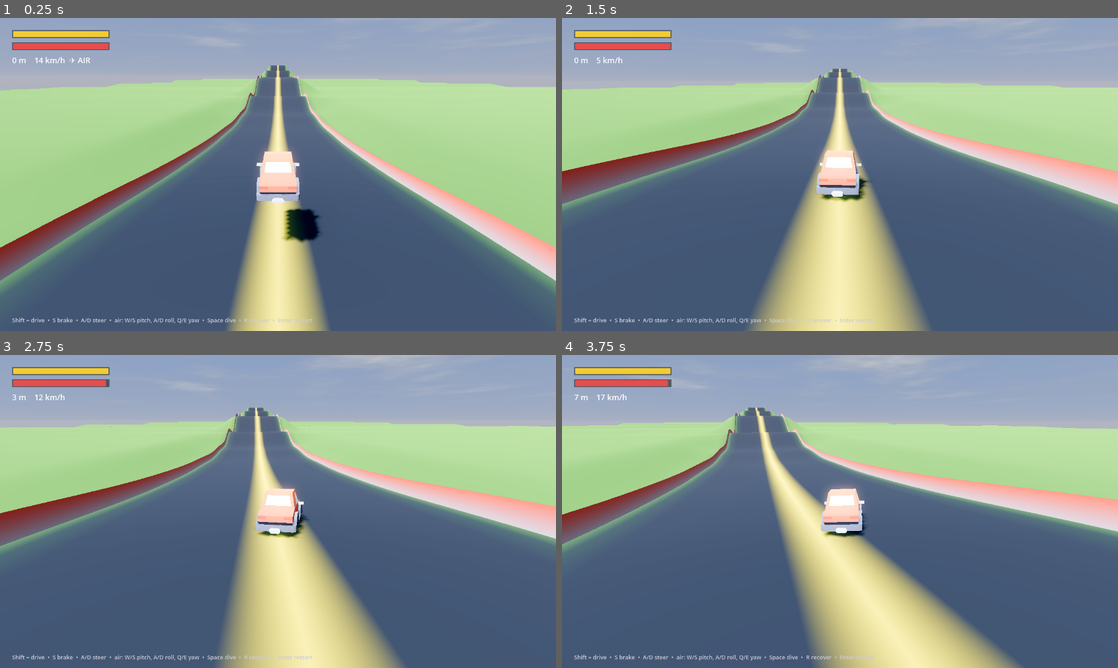
Above: before the commit, frames 1-4 (two rows, left to right).
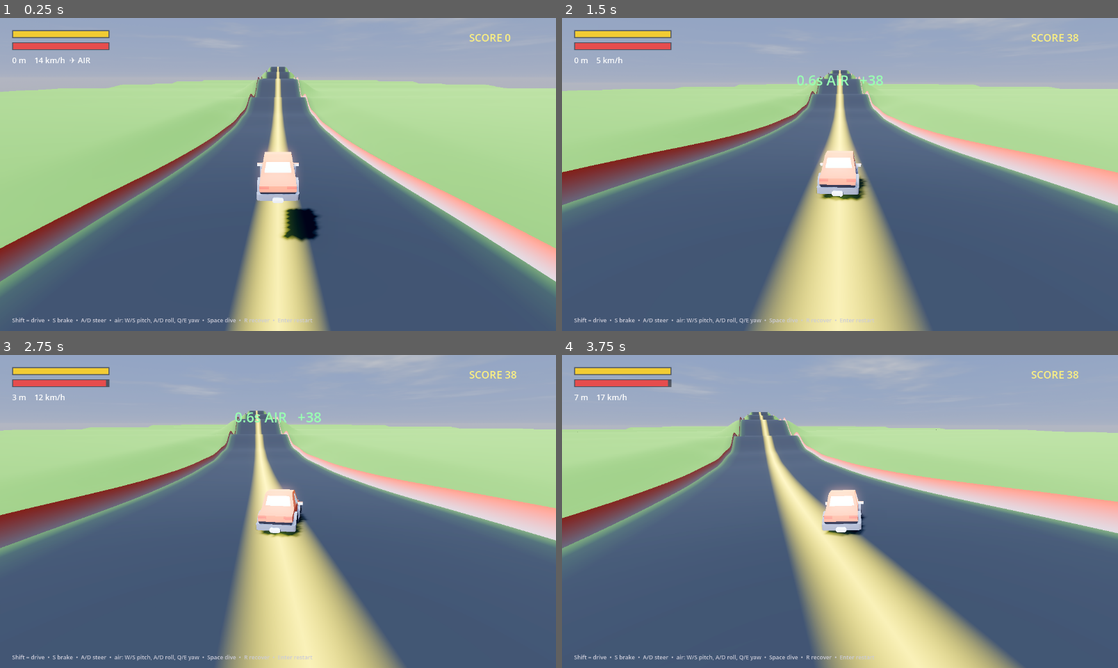
Above: after the commit, the same moments.

Repository: MilkManManiac/HillClimbRacer
Game: Godot game, scene res://scenes/HillClimb.tscn
Same seed, same stepped clock (60 frames per second), same inputs: the game is played once before the commit and once after it.
Inputs (mouse positions are in pixels of both pictures, inside the frame that each line leads up to):
- Up to frame 1 (0.25 s): no input
- Up to frame 2 (1.5 s): tap Enter at 0.5 s; move the mouse to (962, 158) at 0.52 s; hold D (turn_right) 0.53-1.25 s; tap E (speak) at 0.6 s; click (962, 158) at 0.67 s; tap Space at 0.77 s; drag from (728, 190) to (812, 237) at 1.27 s
- Up to frame 3 (2.75 s): move the mouse to (333, 442) at 2.02 s; hold D (turn_right) from 2.03 s (still down); hold R from 2.03 s (still down)
- Up to frame 4 (3.75 s): release D (turn_right) at 2.75 s; release R at 2.75 s; drag from (812, 574) to (673, 464) at 2.77 s; move the mouse to (1006, 558) at 3.52 s; hold A (turn_left) from 3.53 s (still down); tap E (speak) at 3.6 s

The runs differ from the first frame. In frame 1, 1.4% of the frame differs, in the area x 0-100%, y 5-85%; in frame 2, 1.7%; in frame 3, 3.2%; in frame 4, 5.0%, in the area x 0-100%, y 4-65%.

Commit message:
HC juice: trick scoring (airtime+flips), score/trick HUD, speed FOV, clearer distance
- Clean landings confirm a combo: airtime + full-flip bonuses add to a session SCORE;
  off-road/sloppy landings forfeit it. Trick popups + SCORE on the HUD
- Camera FOV widens with speed
- Reduced fog so you can read the crests/road ahead

Co-Authored-By: Claude Opus 4.8 (1M context) <noreply@anthropic.com>

Diff:
--- a/scripts/Sky.gd
+++ b/scripts/Sky.gd
@@ -78,7 +78,7 @@
 
 	# light atmospheric haze + god rays (volumetric) and aerial depth fog
 	env.volumetric_fog_enabled = true
-	env.volumetric_fog_density = 0.009
+	env.volumetric_fog_density = 0.004
 	env.volumetric_fog_albedo = Color(0.9, 0.85, 0.8)
 	env.set("volumetric_fog_anisotropy", 0.7)
 	env.set("volumetric_fog_gi_inject", 1.0)
@@ -86,8 +86,8 @@
 
 	env.fog_enabled = true
 	env.fog_mode = Environment.FOG_MODE_DEPTH
-	env.fog_density = 0.003
-	env.fog_aerial_perspective = 0.4
+	env.fog_density = 0.0012
+	env.fog_aerial_perspective = 0.3
 	env.set("fog_sun_scatter", 0.3)
 	env.fog_sky_affect = 0.5
 
--- a/scripts/hc/HCCar.gd
+++ b/scripts/hc/HCCar.gd
@@ -37,6 +37,9 @@
 var distance: float = 0.0
 var airborne: bool = false
 var dead: bool = false
+var score: float = 0.0
+var trick_text: String = ""
+var _trick_timer: float = 0.0
 
 var _rays: Array[RayCast3D] = []
 var _grounded: bool = false
@@ -157,6 +160,12 @@
 		_on_land(vel)
 	_last_up = up
 
+	# trick popup timer
+	if _trick_timer > 0.0:
+		_trick_timer -= delta
+		if _trick_timer <= 0.0:
+			trick_text = ""
+
 	# --- fuel/health bookkeeping -------------------------------------------
 	# crash if you land/roll off the road (past the rails)
 	if _grounded and absf(global_position.x) > road_half + 1.5:
@@ -174,6 +183,21 @@
 	var dmg: float = impact * 1.6 + flat_pen * 35.0 * clamp(_air_time, 0.0, 1.5)
 	if dmg > 1.0:
 		health -= dmg
+	# trick scoring: a clean landing confirms the combo (airtime + flips)
+	var off_road := absf(global_position.x) > road_half
+	if _air_time > 0.45 and not off_road:
+		if uprightness > 0.45:
+			var flips := int(_flip_accum / 320.0)
+			var bonus: float = _air_time * 60.0 + float(flips) * 250.0
+			score += bonus
+			var label := ""
+			if flips >= 1:
+				label = "%dx FLIP  " % flips
+			trick_text = "%s%.1fs AIR   +%d" % [label, _air_time, int(bonus)]
+			_trick_timer = 2.2
+		else:
+			trick_text = "SLOPPY LANDING!"
+			_trick_timer = 1.4
 	_air_time = 0.0
 	_flip_accum = 0.0
 
@@ -182,7 +206,11 @@
 	fuel = max_fuel
 	health = max_health
 	distance = 0.0
+	score = 0.0
+	trick_text = ""
+	_trick_timer = 0.0
 	_air_time = 0.0
+	_flip_accum = 0.0
 	linear_velocity = Vector3.ZERO
 	angular_velocity = Vector3.ZERO
 	global_transform = Transform3D(Basis(), start)
--- a/scripts/hc/HCMain.gd
+++ b/scripts/hc/HCMain.gd
@@ -18,6 +18,8 @@
 var _health_bar: ColorRect
 var _info: Label
 var _big: Label
+var _score_lbl: Label
+var _trick_lbl: Label
 
 func _ready() -> void:
 	_setup_sky()
@@ -89,6 +91,10 @@
 	var look := target + Vector3(0, 1.0, 0)
 	var t := _cam.global_transform.looking_at(look, Vector3.UP)
 	_cam.global_transform.basis = _cam.global_transform.basis.slerp(t.basis, 1.0 - exp(-8.0 * delta))
+	# FOV widens with speed for a sense of pace
+	var spd: float = _car.linear_velocity.length()
+	var target_fov: float = lerpf(70.0, 92.0, clamp(spd / 42.0, 0.0, 1.0))
+	_cam.fov = lerpf(_cam.fov, target_fov, 1.0 - exp(-4.0 * delta))
 
 func _restart() -> void:
 	_car.call("reset_run", _start)
@@ -116,6 +122,20 @@
 	_big.add_theme_font_size_override("font_size", 26)
 	_big.add_theme_color_override("font_color", Color(1, 1, 0.7))
 	layer.add_child(_big)
+	_score_lbl = Label.new()
+	_score_lbl.set_anchors_preset(Control.PRESET_TOP_RIGHT)
+	_score_lbl.position = Vector2(-200, 28)
+	_score_lbl.add_theme_font_size_override("font_size", 24)
+	_score_lbl.add_theme_color_override("font_color", Color(1, 0.95, 0.5))
+	layer.add_child(_score_lbl)
+	_trick_lbl = Label.new()
+	_trick_lbl.set_anchors_preset(Control.PRESET_CENTER_TOP)
+	_trick_lbl.position = Vector2(-240, 120)
+	_trick_lbl.custom_minimum_size = Vector2(480, 0)
+	_trick_lbl.horizontal_alignment = HORIZONTAL_ALIGNMENT_CENTER
+	_trick_lbl.add_theme_font_size_override("font_size", 32)
+	_trick_lbl.add_theme_color_override("font_color", Color(0.6, 1.0, 0.7))
+	layer.add_child(_trick_lbl)
 	var hint := Label.new()
 	hint.set_anchors_preset(Control.PRESET_BOTTOM_LEFT)
 	hint.position = Vector2(28, -34)
@@ -149,6 +169,8 @@
 	_health_bar.size.x = 220.0 * clamp(health / maxf(maxhp, 1.0), 0.0, 1.0)
 	var air: String = "  ✈ AIR" if _car.get("airborne") else ""
 	_info.text = "%d m    %d km/h%s" % [int(dist), int(_car.call("get_speed_kmh")), air]
+	_score_lbl.text = "SCORE %d" % int(_car.get("score"))
+	_trick_lbl.text = _car.get("trick_text")
 	if _car.get("dead"):
 		_big.text = "WRECKED — %d m\nPress Enter to restart" % int(dist)
 	else:
--- a/tests/HCDrive.gd
+++ b/tests/HCDrive.gd
@@ -1,9 +1,6 @@
 extends Node
 var _f := 0
 var _car: RigidBody3D
-var _maxspeed := 0.0
-var _air_frames := 0
-var _max_air_y := 0.0
 func _ready() -> void:
 	var s: Node = load("res://scenes/HillClimb.tscn").instantiate()
 	add_child(s)
@@ -14,10 +11,7 @@
 	_f += 1
 	if _car == null: return
 	if _f > 60: Input.action_press("accelerate")
-	if _f > 60:
-		_maxspeed = maxf(_maxspeed, _car.call("get_speed_kmh"))
-		if _car.get("airborne"): _air_frames += 1
-	if _f == 1600:
-		print("[hc] dist=%.0fm maxspeed=%.0fkmh airframes=%d fuel=%.0f health=%.0f" % [
-			_car.get("distance"), _maxspeed, _air_frames, _car.get("fuel"), _car.get("health")])
+	if _f == 1100:
+		print("[hc] dist=%.0f score=%.0f health=%.0f trick='%s'" % [
+			_car.get("distance"), _car.get("score"), _car.get("health"), _car.get("trick_text")])
 		get_tree().quit()
